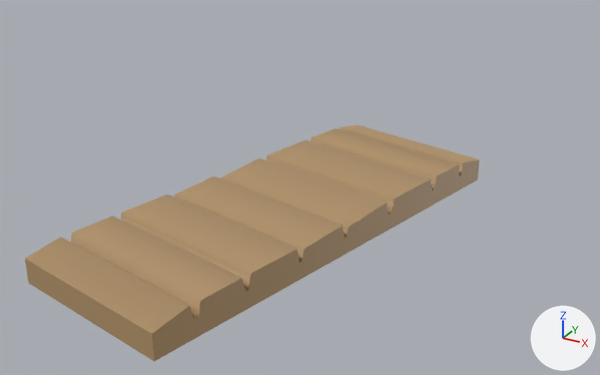
What one commit did to the FBX model Goodbye World/Assets/Models/Bridge.fbx.
Before and after are seen from a 50 mm camera at (0.65, -25.75, 5.92) aimed at (-6.18, -13.33, -0.29). The axes (+X, +Y, +Z) are drawn at lower right. The lights are the same throughout. Where no turn or scale is listed for an object, it has been applied to the vertices.

Names of what the first picture shows: 'Bridge2'.
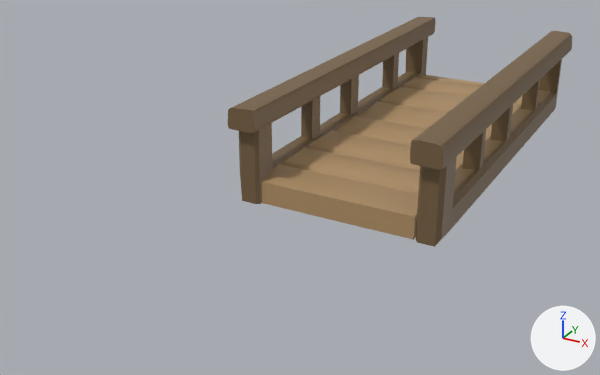
Patch to the scene script:
```diff
--- a/Goodbye World/Assets/Models/Bridge.fbx.py
+++ b/Goodbye World/Assets/Models/Bridge.fbx.py
@@ mat_lambert12 @@
+mat_lambert12 = principled_material('lambert12')
+mat_lambert12.base_color = (0.187, 0.119, 0.0558)  # brown #786143
@@ me_mesh_003 @@
+me_mesh_003.from_pydata(...)  # 32 vertices, 30 faces; spans x -48.3..50.0, y 0.0..98.9, z -50.0..50.0
+me_mesh_003.materials.append(mat_lambert12)  # brown #786143
@@ me_mesh_002 @@
+me_mesh_002.from_pydata(...)  # 108 vertices, 106 faces; spans x -0.52..0.04, y -3.99..4.0, z -0.28..1.33
+me_mesh_002.materials.append(mat_lambert12)  # brown #786143
@@ me_mesh_001 @@
+me_mesh_001.from_pydata(...)  # 32 vertices, 30 faces; spans x -0.33..0.34, y -4.18..4.18, z 0.0..0.42
+me_mesh_001.materials.append(mat_lambert12)  # brown #786143
@@ me_mesh_004 @@
+me_mesh_004.from_pydata(...)  # 108 vertices, 106 faces; spans x -104.0..-4.0, y -50.0..239.0, z -50.0..50.0
+me_mesh_004.materials.append(mat_lambert12)  # brown #786143
@@ ob_bridge2 @@
 ob_bridge2 = bpy.data.objects.new('Bridge2', me_mesh)
-ob_bridge2.location = (-5.783, -14.84, -0.111)
-ob_bridge2.rotation_euler = (0.0, 0.0, -0.231)  # degrees (0, 0, -13)
-ob_bridge2.scale = (1.46, 3.63, 0.208)
+ob_bridge2.parent = ob_bridge
+ob_bridge2.location = (-6.678, 21.56, 8.166)
+ob_bridge2.rotation_euler = (-1.571, -0.0095, 0.0)  # degrees (-90, -0.5, 0)
+ob_bridge2.scale = (146.0, 363.0, 20.8)
@@ ob_bridge @@
+ob_bridge = bpy.data.objects.new('Bridge', None)
+ob_bridge.location = (-4.986, -10.27, -0.327)
+ob_bridge.rotation_euler = (1.571, 0.0, 0.0)  # degrees (90, 0, 0)
+ob_bridge.scale = (0.01, 0.01, 0.01)
@@ ob_pcube11_001 @@
+ob_pcube11_001 = bpy.data.objects.new('pCube11.001', me_mesh_003)
+ob_pcube11_001.parent = ob_gelander1
+ob_pcube11_001.location = (-27.22, 139.7, 0.0)
+ob_pcube11_001.scale = (0.553, 0.421, 8.36)
@@ ob_gelander1 @@
+ob_gelander1 = bpy.data.objects.new('Gelander1', None)
+ob_gelander1.parent = ob_bridge
+ob_gelander1.location = (141.5, 0.792, -0.0266)
+ob_gelander1.rotation_euler = (-3.142, -0.0135, 0.0)  # degrees (-180, -0.8, 0)
+ob_gelander1.scale = (-1.0, -1.0, -1.0)
@@ ob_pcube10 @@
+ob_pcube10 = bpy.data.objects.new('pCube10', me_mesh_002)
+ob_pcube10.location = (-6.42, -10.3, -0.05)
@@ ob_pcube11 @@
+ob_pcube11 = bpy.data.objects.new('pCube11', me_mesh_001)
+ob_pcube11.location = (-6.67, -10.26, 1.08)
@@ ob_pcube10_001 @@
+ob_pcube10_001 = bpy.data.objects.new('pCube10.001', me_mesh_004)
+ob_pcube10_001.parent = ob_gelander1
+ob_pcube10_001.location = (-2.498, 27.02, 2.92)
+ob_pcube10_001.rotation_euler = (0.0, -0.0105, 0.0)  # degrees (0, -0.6, 0)
+ob_pcube10_001.scale = (0.451, 0.556, 7.98)
```

Where the change shows, as pixel boxes [x1, y1, x2, y2] in the pictures (600 x 375 px):
'Bridge2', moved, turned, rescaled
    before: [25, 125, 479, 361]
    after: [261, 75, 522, 240]
'pCube10.001', added (brown)
    after: [416, 59, 562, 247]
'pCube11.001', added (brown)
    after: [410, 31, 572, 170]
'pCube11', added (brown)
    after: [228, 17, 436, 133]
'pCube10', added (brown)
    after: [239, 37, 428, 204]
